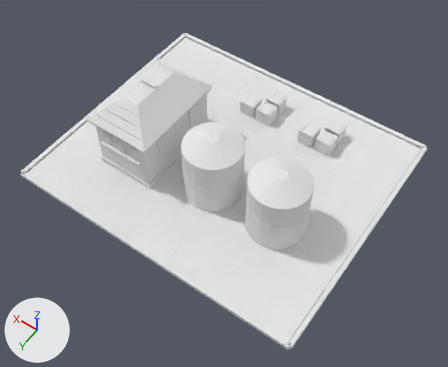
The OBJ model dist/assets/architecture/dragon_refinery.obj as it was, and as the next commit left it.
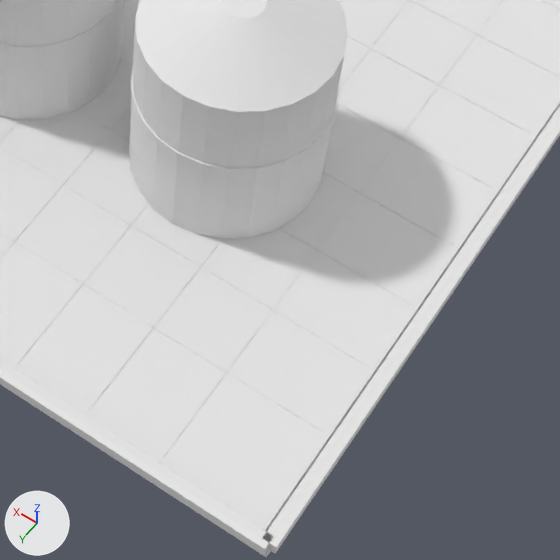
The first picture shows the older version from a camera (50 mm lens) standing at (-9.72, 13.84, 20.37) and looking at (-0.8, 1.34, 0.74). The close-ups show the older and then the newer version on the part from 46% to 85% of the width and 47% to 96% of the height of that picture. Only the edits that show in the close-ups are written down. Arrows for +X, +Y and +Z are at lower left; the lights stay in place. Where no turn or scale is listed for an object, it has been applied to the vertices. Vertices at exactly the same position are counted once.

Script lines for the objects in view, before the commit:
```python
me_main_metal = bpy.data.meshes.new('main_metal')
me_main_metal.from_pydata(...)  # 192 vertices, 328 faces; spans x -4.6..1.1, y -4.14..2.7, z 0.32..3.37
me_main_metal.materials.append(mat_metal)  # white #e7e7e7
me_main_paving = bpy.data.meshes.new('main_paving')
me_main_paving.from_pydata(...)  # a box spanning x -6.38..6.38, y -5.38..5.38, z 0.22..0.31
me_main_paving.materials.append(mat_paving)  # white #e7e7e7
me_main_stone = bpy.data.meshes.new('main_stone')
me_main_stone.from_pydata(...)  # a box spanning x -6.5..6.5, y -5.5..5.5, z 0.0..0.22; a box spanning x 1.69..4.31, y -1.06..3.06, z 0.32..0.57; a box spanning x 2.17..3.83, y -1.18..-0.93, z 0.32..2.17
me_main_stone.materials.append(mat_stone)  # white #e7e7e7
ob_main_metal = bpy.data.objects.new('main_metal', me_main_metal)
ob_main_metal.location = (0.0, 0.0, 0.0)
ob_main_paving = bpy.data.objects.new('main_paving', me_main_paving)
ob_main_paving.location = (0.0, 0.0, 0.0)
ob_main_stone = bpy.data.objects.new('main_stone', me_main_stone)
ob_main_stone.location = (0.0, 0.0, 0.0)
# also in view: 'main_tank' at (-1.9, 1.5, 1.62); 'main_pavingline' at (0.0, 0.0, 0.32); 'main_edge' at (0.0, 0.0, 1.54); 'main_team' at (-0.11, 1.0, 2.81)
```
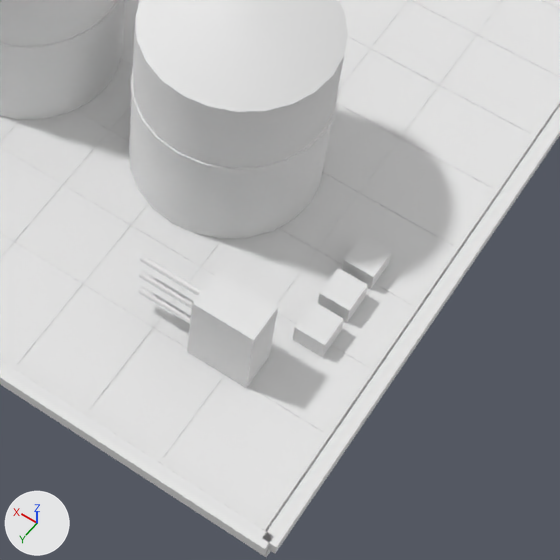
Pixel boxes [x1, y1, x2, y2] of what changed, in the close-ups (560 x 560 px):
'main_equipment', added
    after: [187, 272, 278, 388]
part 1 of me_main_metal, added
    after: [138, 286, 191, 324]
part 2 of me_main_metal, added
    after: [139, 270, 193, 309]
part 3 of me_main_metal, added
    after: [140, 254, 203, 296]
part 4 of me_main_stone, added
    after: [293, 302, 344, 357]
part 5 of me_main_stone, added
    after: [318, 268, 368, 323]
part 6 of me_main_stone, added
    after: [342, 235, 391, 289]

Edits to the bpy script that builds the scene:
```text
Change me_main_metal:
    used by ob_main_metal; location = (0.0, 0.0, 0.0)
    remove me_main_metal.from_pydata(...)  # 192 vertices, 328 faces; spans x -4.6..1.1, y -4.14..2.7, z 0.32..3.37
    add me_main_metal.from_pydata(...)  # 272 vertices, 468 faces; spans x -4.95..4.95, y -4.14..3.89, z 0.32..3.37
    me_main_metal part 1: a new loose piece, an 8-sided cylinder along x spanning x -4.5..-3.7, y 3.805..3.895, z 0.605..0.695, in mat_metal (white #e7e7e7)
    me_main_metal part 2: a new loose piece, an 8-sided cylinder along x spanning x -4.5..-3.7, y 3.805..3.895, z 0.955..1.045, in mat_metal (white #e7e7e7)
    me_main_metal part 3: a new loose piece, an 8-sided cylinder along x spanning x -4.5..-3.7, y 3.805..3.895, z 1.305..1.395, in mat_metal (white #e7e7e7)
    other edits to the shape of me_main_metal do not show in these pictures
Change me_main_stone:
    used by ob_main_stone; location = (0.0, 0.0, 0.0)
    remove me_main_stone.from_pydata(...)  # 24 vertices, 36 faces; spans x -6.5..6.5, y -5.5..5.5, z 0.0..2.17
    add me_main_stone.from_pydata(...)  # 104 vertices, 156 faces; spans x -6.5..6.5, y -5.5..5.5, z 0.0..2.82
    me_main_stone part 4: a new loose piece, a box spanning x -5.8..-5.4, y 2.79..3.21, z 0.32..0.6, in mat_stone (white #e7e7e7)
    me_main_stone part 5: a new loose piece, a box spanning x -5.8..-5.4, y 2.24..2.66, z 0.32..0.6, in mat_stone (white #e7e7e7)
    me_main_stone part 6: a new loose piece, a box spanning x -5.8..-5.4, y 1.69..2.11, z 0.32..0.6, in mat_stone (white #e7e7e7)
    other edits to the shape of me_main_stone do not show in these pictures
Add me_main_equipment:
    me_main_equipment.from_pydata(...)  # a box spanning x -5.3..-4.5, y 3.55..4.05, z 0.32..1.42
    me_main_equipment.materials.append(mat_glass)  # white #e7e7e7
Add ob_main_equipment:
    ob_main_equipment = bpy.data.objects.new('main_equipment', me_main_equipment)
    ob_main_equipment.location = (0.0, 0.0, 0.0)
```
